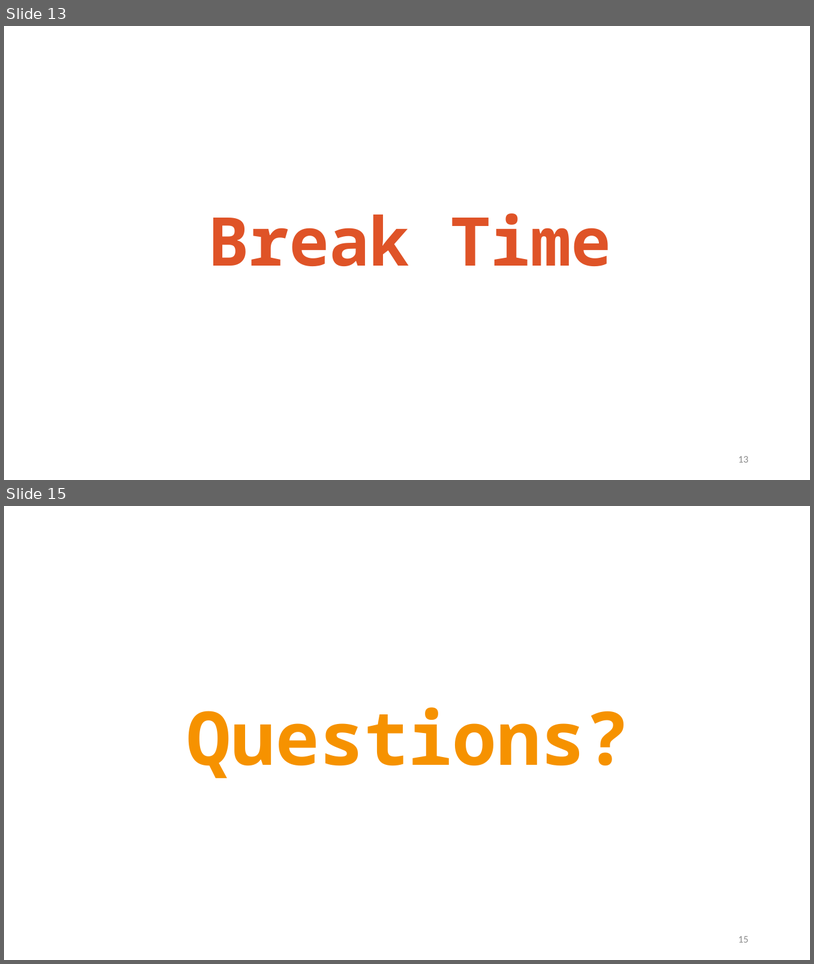
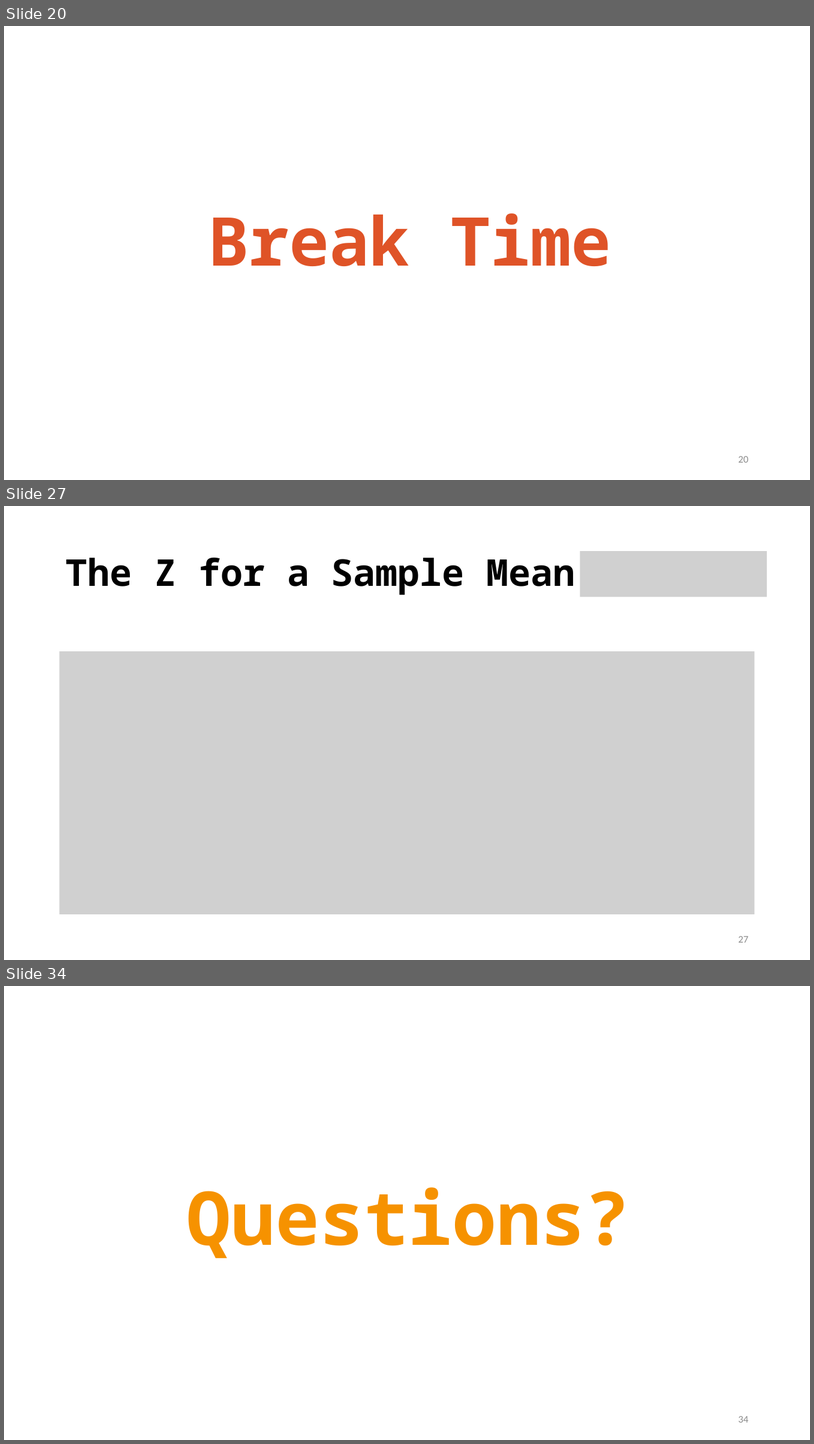
Before and after one commit to TysonStanley/EDU-6050, a slide deck: Slides/04_EDUC_6050_2018.pptx. Shown one above the other, each under a label of ours: slides 13 and 15 before the commit, slides 20, 27 and 34 after it; the slides between them are not shown. The pictures are 814x964 and 814x1444 pixels, drawn with LibreOffice and Linux fonts; fonts in the diff are those of the drawing; grey boxes stand for pictures. Boxes give left, top, right and bottom in pixels: in the first picture for what was removed or moved away, otherwise in the second. Text is boxed around its words. In the diff, an @@ line names an element or a change of style, - is before the commit and + after.

```diff
--- a/Slides/04_EDUC_6050_2018.pptx
+++ b/Slides/04_EDUC_6050_2018.pptx
@@ slide 27 added at box(4, 506, 810, 960), background #FFFFFF @@
@@ title added at box(65, 558, 576, 595), 44 pt, text #000000, bold @@
+The Z for a Sample Mean
@@ picture added at box(581, 552, 767, 597) @@
@@ picture added at box(60, 651, 755, 914) @@
@@ page number added at box(738, 936, 749, 942), 12 pt, text #8C8C8C @@
+27
@@ what was slide 13 is now slide 20 @@
@@ page number at box(738, 456, 749, 462): text changed @@
-13
+20
@@ what was slide 15 is now slide 34 @@
@@ page number at box(738, 1416, 749, 1422): text changed @@
-15
+34
```
Also in this commit, not shown: 4 slides changed, 19 other slides added, 1 slide removed, 1 other file.
